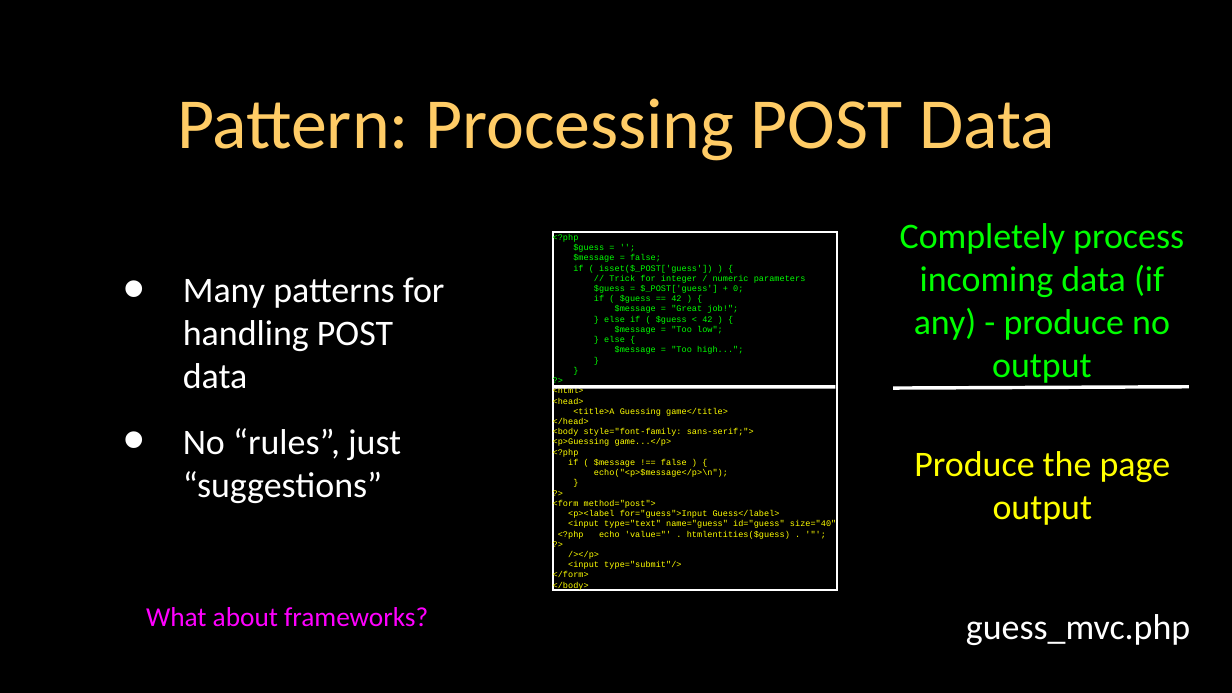
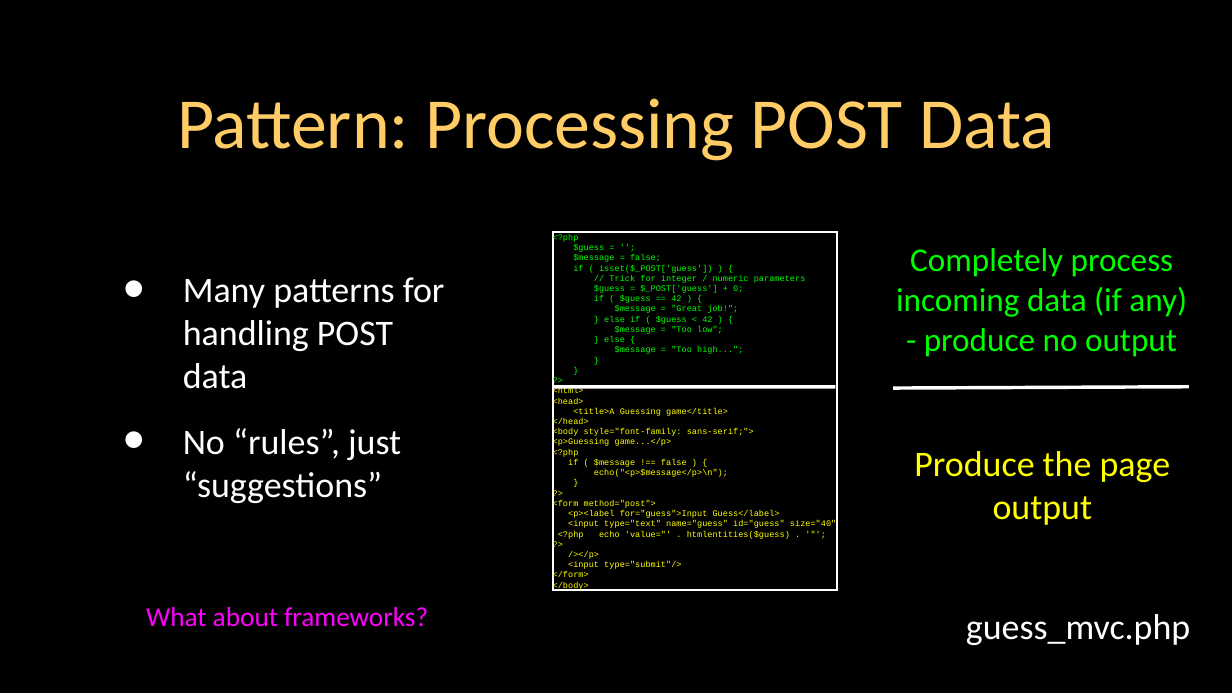
Before and after one commit to csev/wa4e, a slide deck: slide 41 of lectures/PHP-04-Forms.ppt. Drawn at 1232x693 pixels with LibreOffice and Linux fonts; fonts in the diff are those of the drawing. Boxes give left, top, right and bottom in pixels: in the first picture for what was removed or moved away, otherwise in the second. Text is boxed around its words. In the diff, an @@ line names an element or a change of style, - is before the commit and + after.

```diff
--- a/lectures/PHP-04-Forms.ppt
+++ b/lectures/PHP-04-Forms.ppt
@@ text "Completely process incoming data (if ..." at (896, 248, 1187, 357): size 21 to 19.4 pt @@
```
Also in this commit, not shown: 2 other slides changed.
